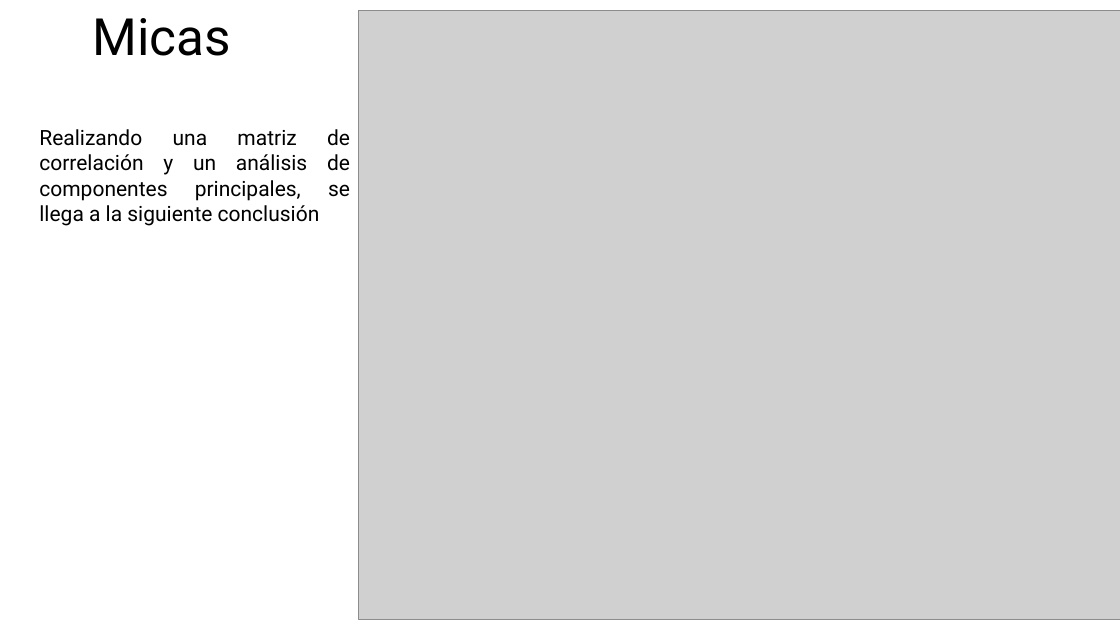
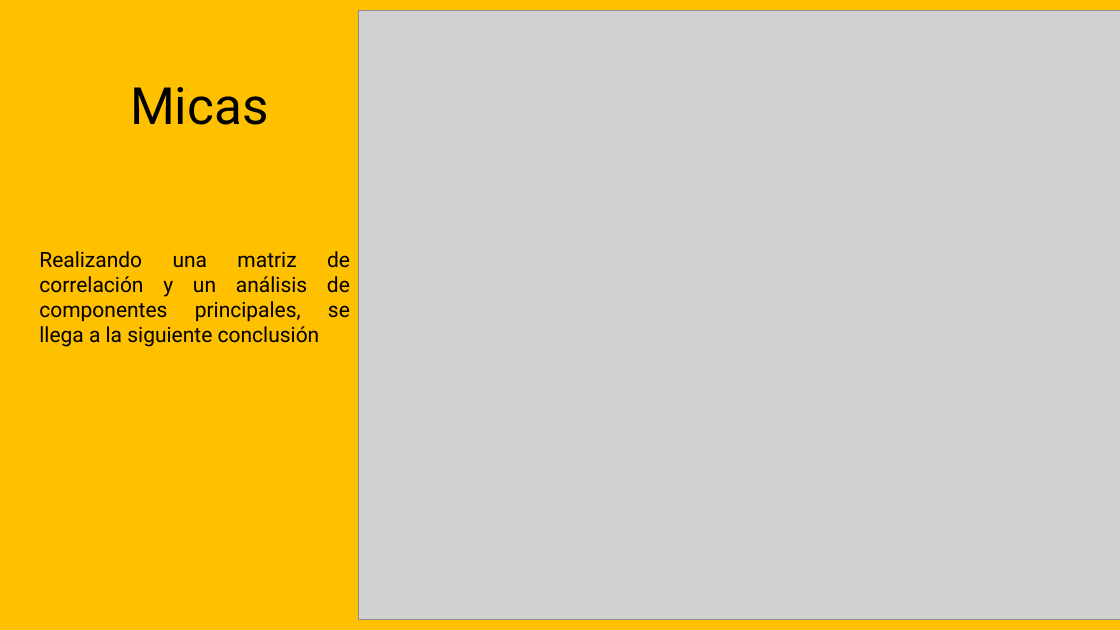
Before and after one commit to vicheto/Topico_R, a slide deck: slide 3 of Avance_presentacion_final.pptx. Drawn at 1120x630 pixels with LibreOffice and Linux fonts; fonts in the diff are those of the drawing; grey boxes stand for pictures. Boxes give left, top, right and bottom in pixels: in the first picture for what was removed or moved away, otherwise in the second. Text is boxed around its words. In the diff, an @@ line names an element or a change of style, - is before the commit and + after.

```diff
--- a/Avance_presentacion_final.pptx
+++ b/Avance_presentacion_final.pptx
@@ background #FFFFFF to #FFC000 @@
@@ text "Micas": place and size @@
-text "Micas" at bbox=[92, 18, 230, 56]
+text "Micas" at bbox=[130, 87, 268, 125]
@@ text "Micas" at bbox=[130, 87, 268, 125]: alignment left to centre @@
@@ text "Realizando una matriz de correlación ...": place and size @@
-text "Realizando una matriz de correlación ..." at bbox=[39, 129, 350, 226]
+text "Realizando una matriz de correlación ..." at bbox=[39, 251, 350, 347]
```
Also in this commit, not shown: 13 slides added, 2 slides removed, 7 other files.
